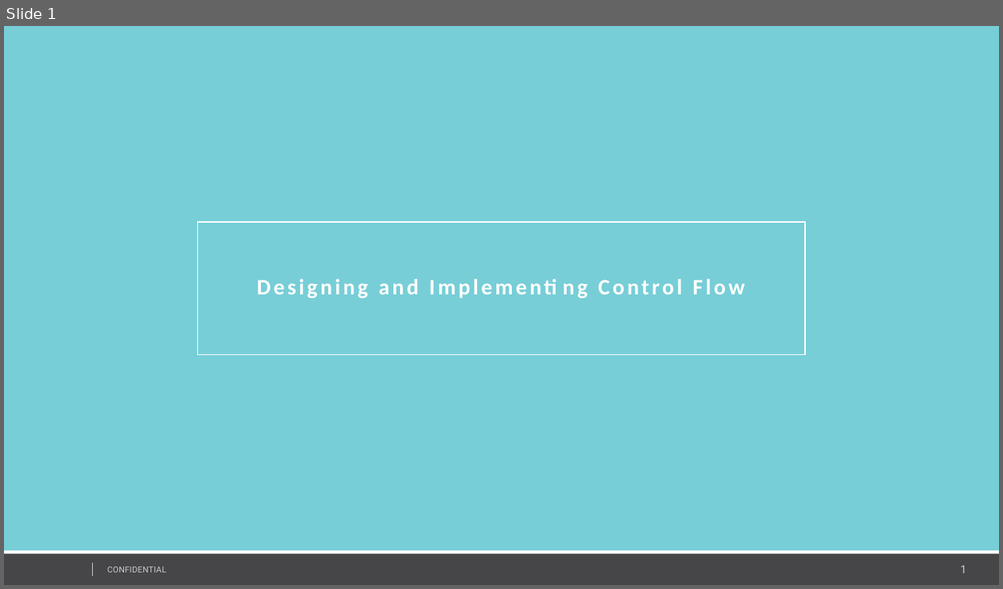
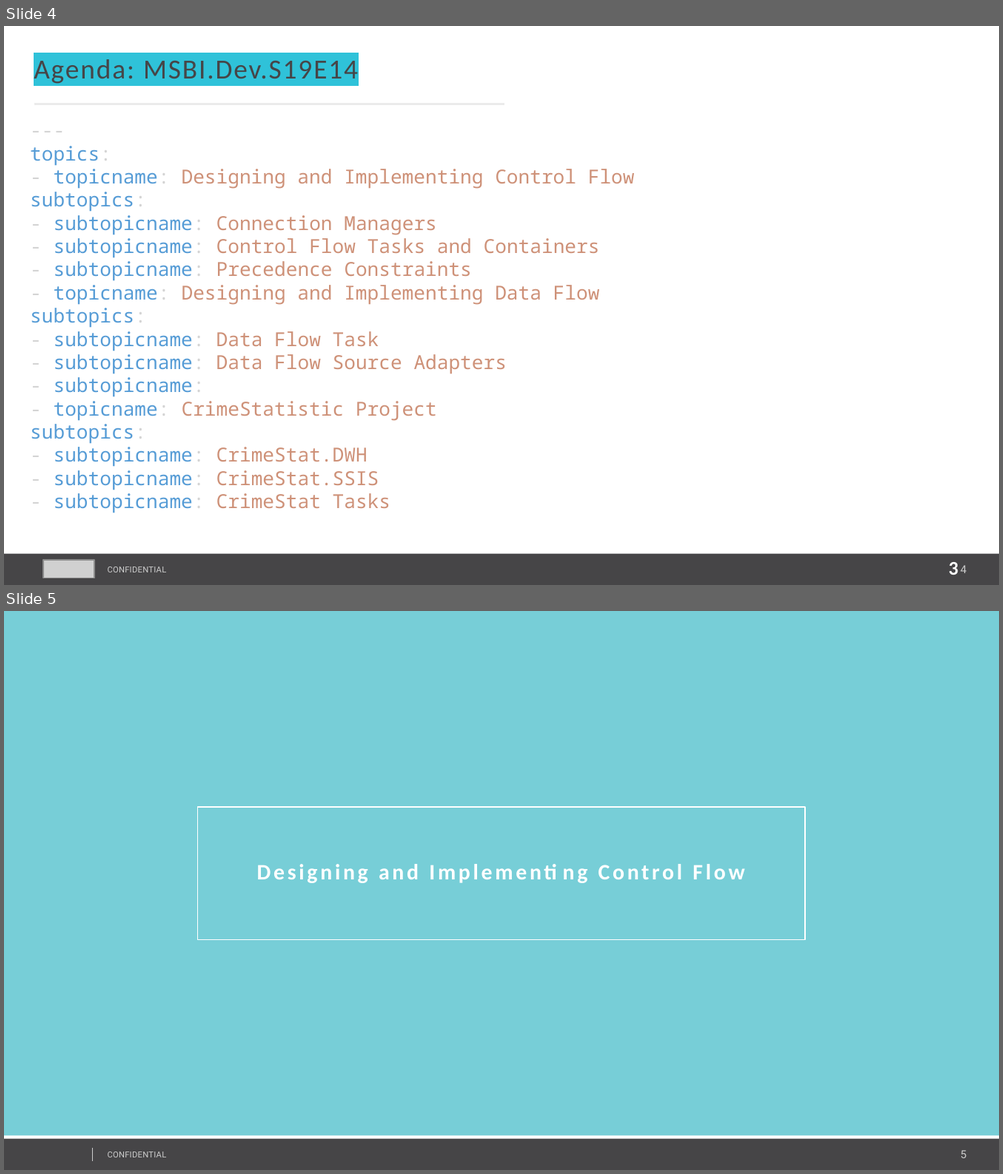
Before and after one commit to AndreyQC/MSBI.Lab, a slide deck: MSBI.Lecture.14/MSBI.Dev.S19E14.pptx. Shown one above the other, each under a label of ours: slide 1 before the commit, slides 4 and 5 after it. The pictures are 1003x589 and 1003x1174 pixels, drawn with LibreOffice and Linux fonts; fonts in the diff are those of the drawing; grey boxes stand for pictures; background and template pictures are left out. Boxes give left, top, right and bottom in pixels: in the first picture for what was removed or moved away, otherwise in the second. Text is boxed around its words. In the diff, an @@ line names an element or a change of style, - is before the commit and + after.

```diff
--- a/MSBI.Lecture.14/MSBI.Dev.S19E14.pptx
+++ b/MSBI.Lecture.14/MSBI.Dev.S19E14.pptx
@@ slide 4 added at box(4, 26, 999, 585), background #FFFFFF; not listed: 4 template elements that a slide beside it also shows @@
@@ text added at box(34, 59, 358, 84), 20 pt, text #464547 @@
+Agenda: MSBI.Dev.S19E14
@@ line added from (34, 104) to (504, 104), #EBEBEB 1.5 pt @@
@@ text added at box(30, 146, 634, 514), 14 pt, text #CE9178 @@
+---
+topics:
+- topicname: Designing and Implementing Control Flow
+subtopics:
+- subtopicname: Connection Managers
+- subtopicname: Control Flow Tasks and Containers
+- subtopicname: Precedence Constraints
+- topicname: Designing and Implementing Data Flow
+subtopics:
+- subtopicname: Data Flow Task
+- subtopicname: Data Flow Source Adapters
+- subtopicname:
+- topicname: CrimeStatistic Project
+subtopics:
+- subtopicname: CrimeStat.DWH
+- subtopicname: CrimeStat.SSIS
+- subtopicname: CrimeStat Tasks
@@ picture added at box(42, 560, 94, 578) @@
@@ text added at box(948, 562, 958, 575), 14 pt, text #FFFFFF, bold @@
+3
@@ what was slide 1 is now slide 5 @@
@@ page number at box(960, 1150, 966, 1159): text changed @@
-1
+5
```
Also in this commit, not shown: 1 slide changed, 9 other slides added, 5 slides removed, 1 other file.
